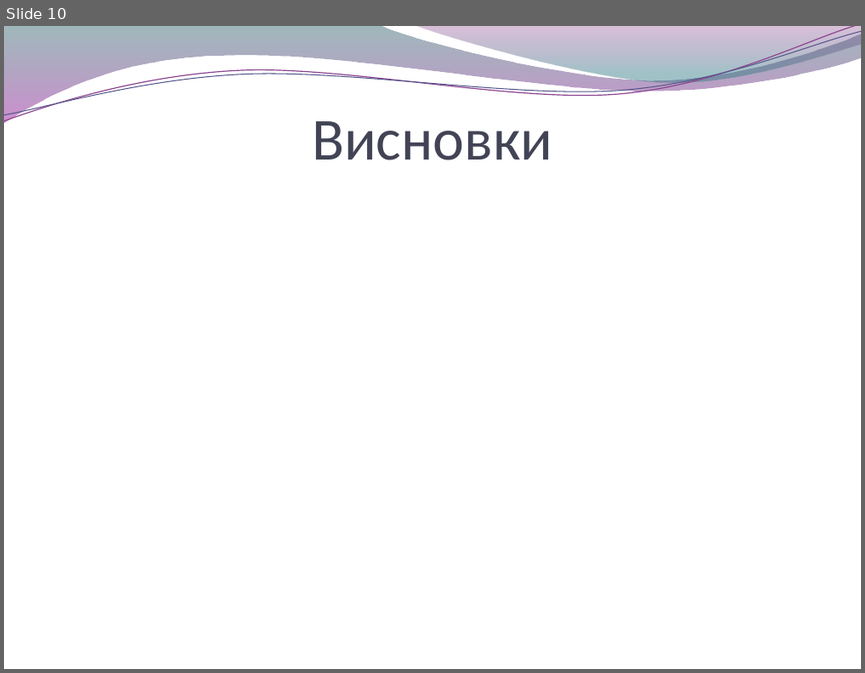
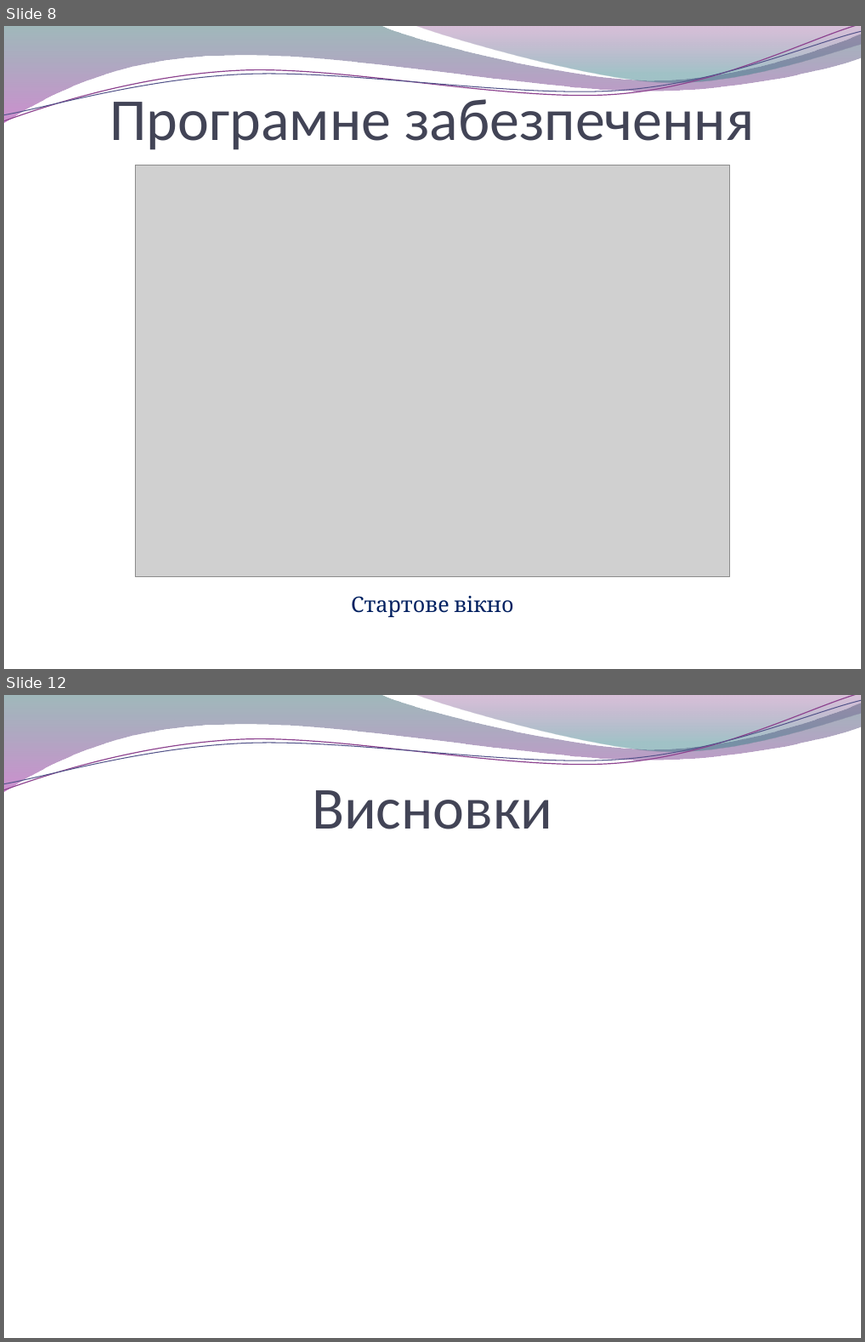
Before and after one commit to byYuraGudan/eMenu, a slide deck: Report/Презентація диплому.pptx. Shown one above the other, each under a label of ours: slide 10 before the commit, slides 8 and 12 after it; the slides between them are not shown. The pictures are 865x673 and 865x1342 pixels, drawn with LibreOffice and Linux fonts; fonts in the diff are those of the drawing; grey boxes stand for pictures; background and template pictures are left out. Boxes give left, top, right and bottom in pixels: in the first picture for what was removed or moved away, otherwise in the second. Text is boxed around its words. In the diff, an @@ line names an element or a change of style, - is before the commit and + after.

```diff
--- a/Report/Презентація диплому.pptx
+++ b/Report/Презентація диплому.pptx
@@ slide 8 added at (4, 26, 861, 669), background picture (left out); not listed: 4 template elements that a slide beside it also shows @@
@@ title added at (109, 90, 754, 150), 50 pt, text #424456 @@
+Програмне забезпечення
@@ picture added at (136, 165, 730, 576) @@
@@ text added at (351, 596, 513, 617), 18 pt, text #002060 @@
+Стартове вікно
@@ what was slide 10 is now slide 12 @@
```
Also in this commit, not shown: 1 slide changed, 3 other slides added, 2 slides removed, 4 other files.
